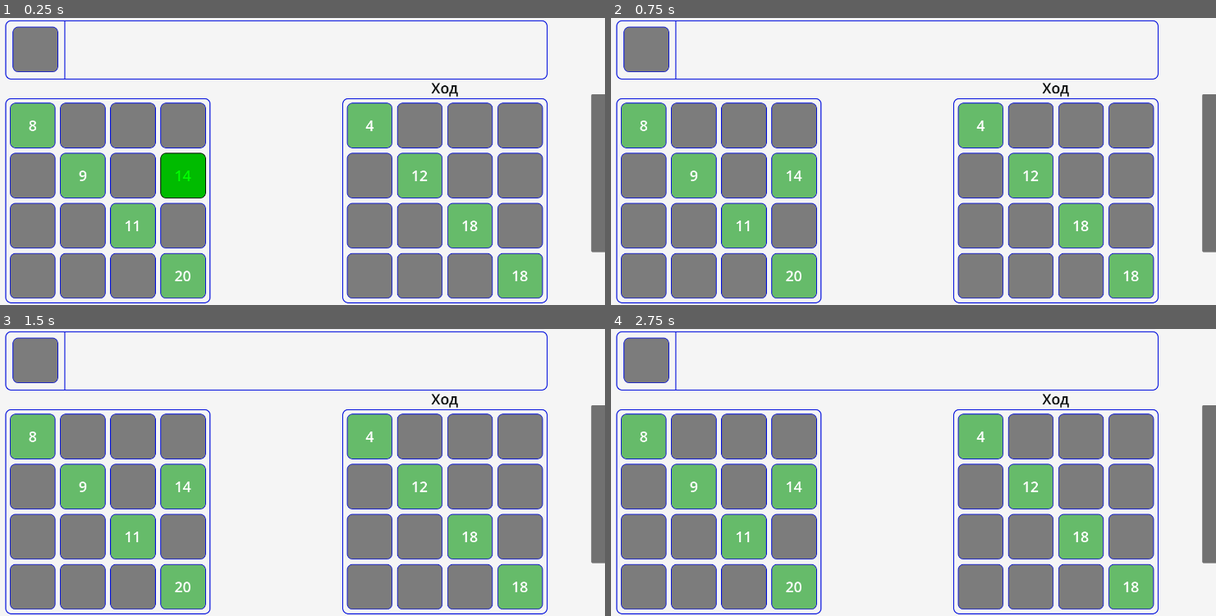
Above: before the commit, frames 1-4 (two rows, left to right).
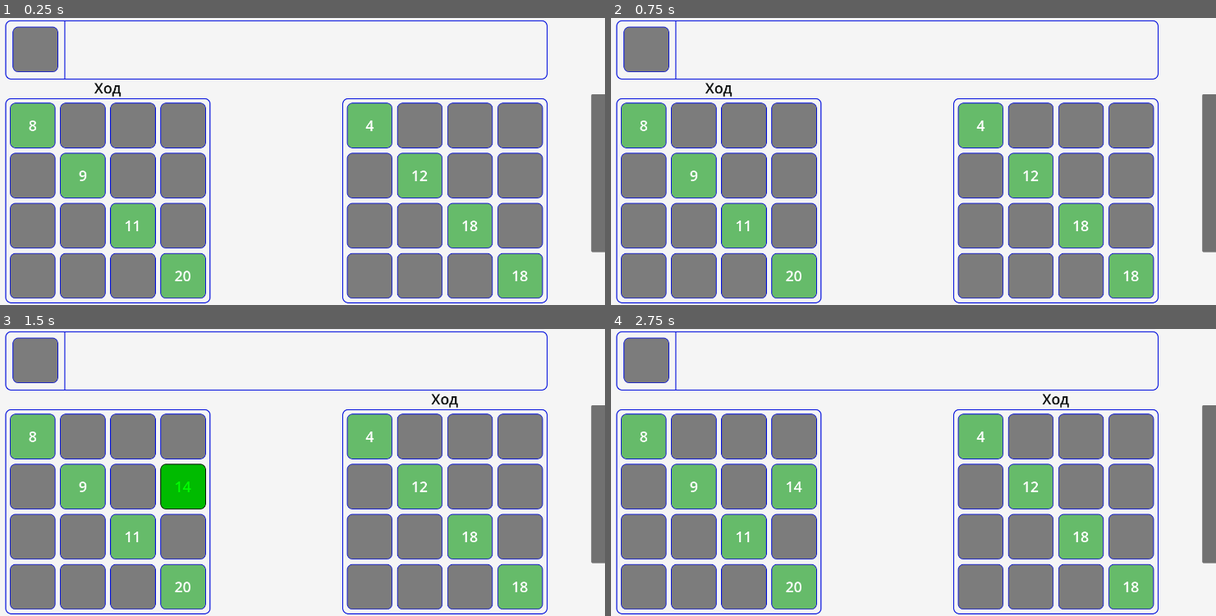
Above: after the commit, the same moments.

Repository: Rinkton/lucky-numbers-godot
Game: Godot game, scene res://game.tscn
Two runs of this game, one before a commit and one after it. Both use one fixed random seed, a clock stepped at 60 frames per second and the inputs below.
Inputs (mouse positions are in pixels of both pictures, inside the frame that each line leads up to):
- Up to frame 1 (0.25 s): no input
- Up to frame 2 (0.75 s): tap Enter at 0.5 s; move the mouse to (1034, 147) at 0.52 s; click (1034, 147) at 0.67 s
- Up to frame 3 (1.5 s): move the mouse to (145, 486) at 1.27 s; click (145, 486) at 1.42 s
- Up to frame 4 (2.75 s): tap Space at 2 s; move the mouse to (955, 409) at 2.02 s; click (955, 409) at 2.17 s

The runs differ from the first frame. In frame 1, 1.4% of the frame differs, in the area x 15-76%, y 22-63%; in frame 2, 1.3%; in frame 3, 1.2%; in frame 4, nothing differs.

Commit message:
Now it can grab the clovers from the face up and it even beats me. Still it has some problems

Diff:
--- a/lucky-numbers/clover_pile.gd
+++ b/lucky-numbers/clover_pile.gd
@@ -27,6 +27,10 @@
 	return is_instance_valid(get_clover())
 
 
+func is_there_clovers_left():
+	return len(clovers) > 0
+
+
 func get_clover():
 	for a in get_children():
 		if a is Clover:
--- a/lucky-numbers/face_up_pile.gd
+++ b/lucky-numbers/face_up_pile.gd
@@ -18,6 +18,10 @@
 	$HBoxContainer.add_child(cell)
 
 
+func get_cells():
+	return $HBoxContainer.get_children()
+
+
 func _on_panel_gui_input(event):
 	if event is InputEventMouseButton:
 		if event.button_index == MOUSE_BUTTON_LEFT and event.pressed:
--- a/lucky-numbers/player/ai_player.gd
+++ b/lucky-numbers/player/ai_player.gd
@@ -21,33 +21,55 @@
 
 func turn():
 	#all_moves = {}
+	await G.get_tree().create_timer(1).timeout # dramatic pause
 	var clover_pile_worth = _get_clover_pile_worth_for_me()
-
-	G.game.clover_pile.reveal_clover()
-	var clover = G.game.clover_pile.get_node("Clover")
-	G.game.clover_pile.remove_child(clover)
-	if clover == null:
-		G.game.end_of_game(null)
-		return
+	var face_up_dict = _get_best_face_up_move_for_me()
+	print(clover_pile_worth)
+	print(face_up_dict)
+	for i in range(1, 21):
+		print(str(i) + "    " + str(best_moves[i]))
+	if clover_pile_worth > face_up_dict["worth"] * data.face_up_coef and G.game.clover_pile.is_there_clovers_left():
+		G.game.clover_pile.reveal_clover()
+		var clover = G.game.clover_pile.get_node("Clover")
+		G.game.clover_pile.remove_child(clover)
+		var cell = my_field.get_cell(best_moves[clover.number]["x"], best_moves[clover.number]["y"])
+		cell.put_clover_turn(clover, G.game.clover_pile)
+	else:
+		var cell = face_up_dict["cell"]
+		var best_move = best_moves[cell.get_clover().number]
+		var field_cell = my_field.get_cell(best_move["x"], best_move["y"])
+		var clover = cell.get_clover()
+		cell.remove_child(clover)
+		field_cell.put_clover_turn(clover, cell)
+		cell.queue_free()
+		pass # do face up turn with face_up_dict["cell"]
 	# TODO: Мб должен следить, сколько пустых клеток осталось у него, у меня, также
 	# должен резко реагировать, если он может сделать победный ход
 	# TODO: take back 4 packs for evolution algorithm(and divide in 2 the coef at
 	# the end of learning)
+	# TODO: Почему то вместо того, чтобы брать из facedown-а может брать и заменять
+	# 8 на 8 беря из face up-а, что бессмысленно как будто бы
+	# Ещё в (0, 0) клетке заменил 1 на 2 из face up, нахера. И потом обратно 2 на 1
+	# В принципе в эндгейме начинает тупить с этими face up-ами
+	# ЩА ВОТ сделал face_up_coef = 1 и норм, но всё равно может начать перековыривать
+	# face up в конце, вместо того, чтобы рыться в facedown и искать последний клевер
+	# Возможно увеличение new_clover_coef чем больше клеток у него заполнено сподвигнет его
+	# ВОЩЕ РИЛ как будто new_clover_coef не влияет так хорошо как должен но я не уверен
+	# На выбор между facedown и faceup
 
 	# CloverPile может истощиться
-	if is_instance_valid(clover):
+	#if is_instance_valid(clover):
 		#print(best_moves[clover.number])
 		# if is too confused that can't choose the move we declare it as his lose
-		if best_moves[clover.number]["x"] == -1:
-			victory_count -= 1
-			G.game.end_of_game(null)
-			return
-		var cell = my_field.get_cell(best_moves[clover.number]["x"], best_moves[clover.number]["y"])
+	#	if best_moves[clover.number]["x"] == -1:
+	#		victory_count -= 1
+	#		G.game.end_of_game(null)
+	#		return
+
 		#if not cell.is_there_clover():
 		#	print("empty cell")
 		#else:
 		#	print("replaced: " + str(cell.get_clover().number))
-		cell.put_clover_turn(clover, G.game.clover_pile)
 	#print("coef: " + str(estimate_position_quality(best_moves[clover.number]["x"],
 	#	best_moves[clover.number]["y"], clover.number)))
 #G.debug_panel.set_all_moves(all_moves, my_field)
@@ -66,6 +88,18 @@
 	var worth = clover_pile_my_flexibility / count
 
 	return worth
+
+
+func _get_best_face_up_move_for_me():
+	var face_up_cells = G.game.face_up_pile.get_cells()
+	var best_cell: Cell
+	var best_flexibility := -1
+	for c in face_up_cells:
+		var flex = best_moves[c.get_clover().number]["flex"]
+		if flex > best_flexibility:
+			best_cell = c
+			best_flexibility = flex
+	return {"cell": best_cell, "worth": best_flexibility}
 
 
 func _get_flexibility(empty: bool, field: Field):
@@ -86,8 +120,6 @@
 	for i in range(1, 21):
 		best_moves[i] = {"x": -1, "y": -1, "flex": 0}
 	for i in range(1, 21):
-		if clover_pile_dict[i] == 0:
-			continue
 		for y in range(FIELD_SIZE):
 			for x in range(FIELD_SIZE):
 				var clover_flexibility := 0
--- a/lucky-numbers/player/ai_player_data.gd
+++ b/lucky-numbers/player/ai_player_data.gd
@@ -7,6 +7,8 @@
 @export var new_clover_mult: float = 1.2
 @export var left_up_corner_coef: float = 100
 @export var irreplacability_coef: float = 100
+# Если больше 1, то знач считает, что определённость лучше среднестатистической выгоды
+@export var face_up_coef: float = 1
 
 
 func randomize_genes():
